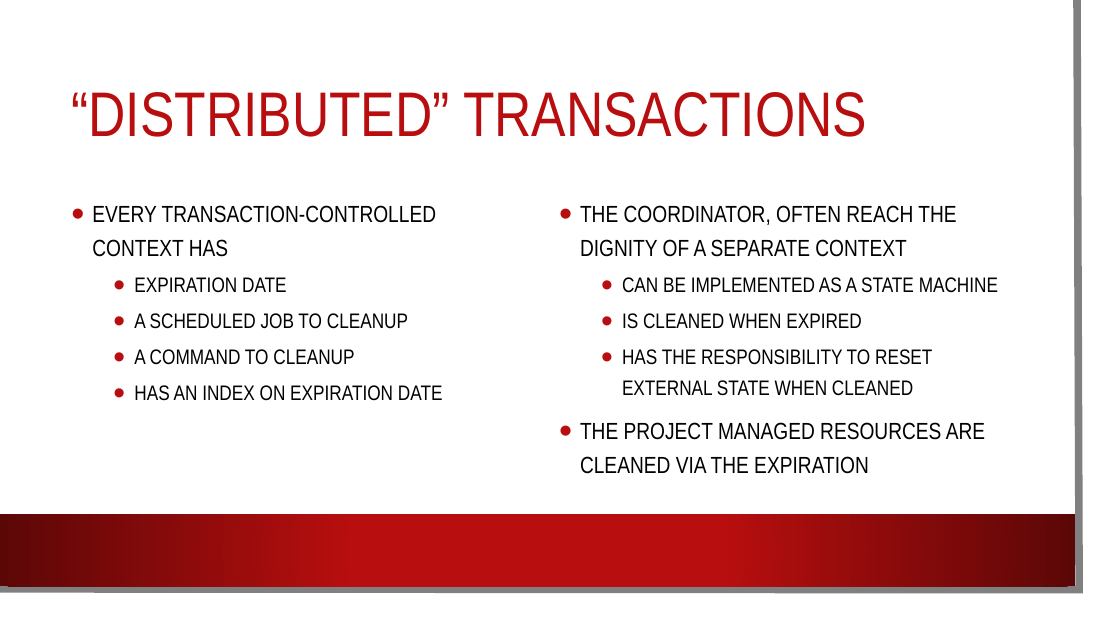
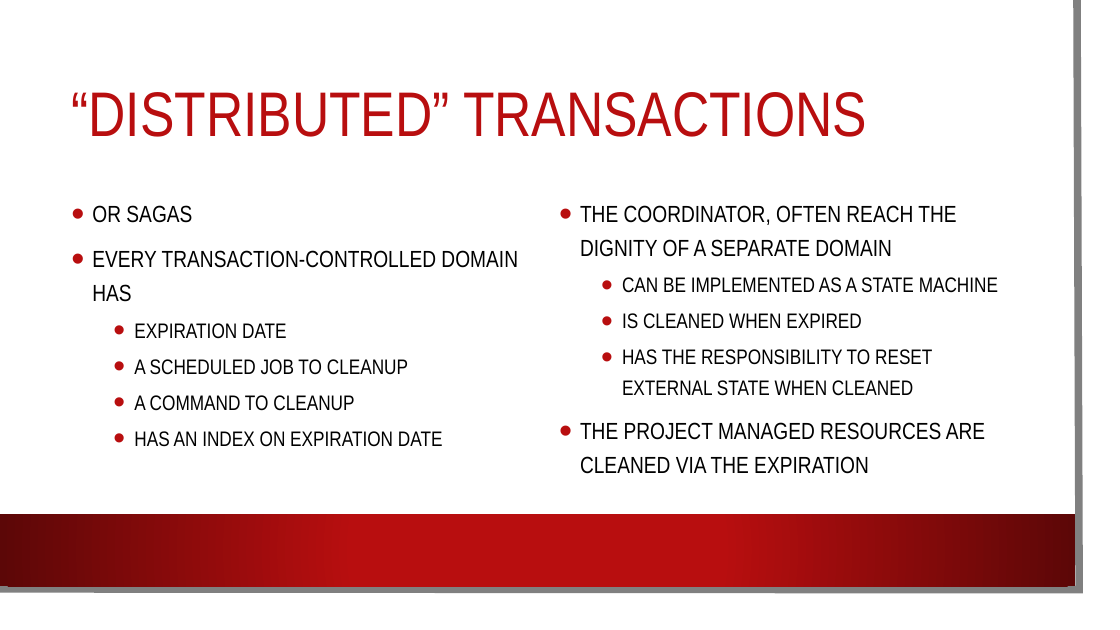
Before and after one commit to kendarorg/CQRS101, a slide deck: slide 16 of CQRS 1O1.pptx. Drawn at 1120x630 pixels with LibreOffice and Linux fonts; fonts in the diff are those of the drawing; background and template pictures are left out. Boxes give left, top, right and bottom in pixels: in the first picture for what was removed or moved away, otherwise in the second. Text is boxed around its words. In the diff, an @@ line names an element or a change of style, - is before the commit and + after.

```diff
--- a/CQRS 1O1.pptx
+++ b/CQRS 1O1.pptx
@@ text at (x1=92, y1=205, x2=518, y2=302): text changed @@
-• EVERY TRANSACTION-CONTROLLED CONTEXT HAS
+• OR SAGAS
+• EVERY TRANSACTION-CONTROLLED DOMAIN HAS
@@ text at (x1=580, y1=205, x2=956, y2=257): text changed @@
-• THE COORDINATOR, OFTEN REACH THE DIGNITY OF A SEPARATE CONTEXT
+• THE COORDINATOR, OFTEN REACH THE DIGNITY OF A SEPARATE DOMAIN
```
Also in this commit, not shown: 4 other slides changed, 2 other files.
